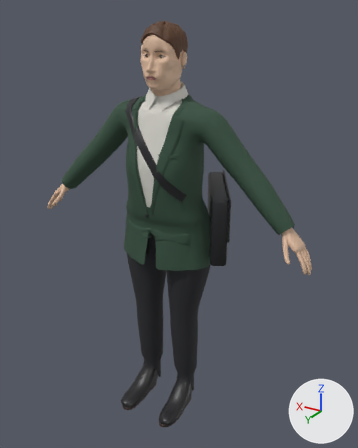
Renders of the glTF model game/assets/characters/char_street_pedestrian_f/char_street_pedestrian_f.glb from each side of a commit.
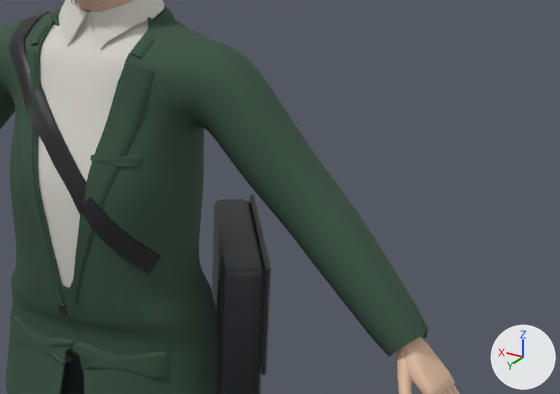
Each version is shown whole from a 50 mm lens placed at (-1.049, 1.642, 1.734), pointed at (-0.022, -0.07, 0.878), then close up on the part from 34% to 97% of the width and 20% to 56% of the height. The axes (+X, +Y, +Z) are drawn at lower right. The lights are the same throughout. The last two pictures show the newer version. Vertices at exactly the same position are counted once.

The first close-up shows 'Body', 'Gear', 'Outfit'.
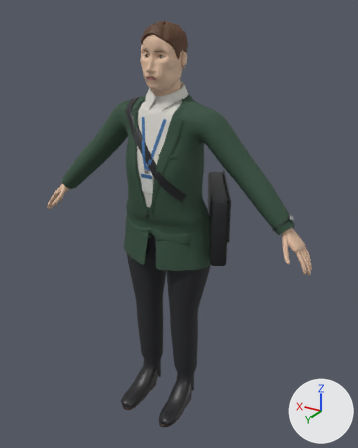
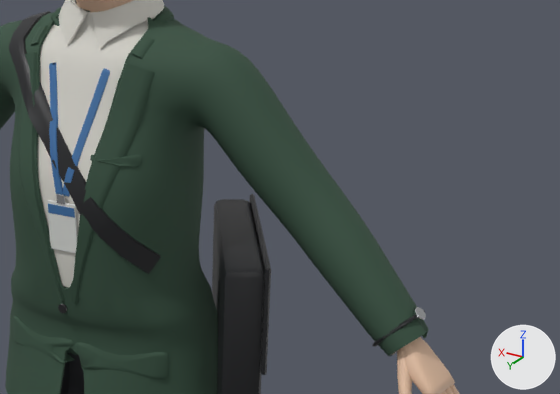
Location of each change, (x1, y1, x2, y2) in pixels of the close-ups (560 x 394 px):
```json
{"part": 1, "of": "me_gear", "change": "added", "after": [372, 310, 424, 347]}
{"part": 2, "of": "me_gear", "change": "added", "after": [414, 307, 426, 320]}
{"part": 3, "of": "me_gear", "change": "added", "after": [48, 204, 75, 218]}
{"part": 4, "of": "me_gear", "change": "added", "after": [47, 200, 77, 254]}
{"part": 5, "of": "me_gear", "change": "added", "after": [56, 193, 66, 205]}
{"part": 6, "of": "me_outfit", "change": "added", "after": [62, 68, 110, 197], "on screen": "blue"}
{"part": 7, "of": "me_outfit", "change": "added", "after": [49, 62, 63, 194], "on screen": "blue"}
```

The change, as JSON lines over the scene's bpy script:
```json
{"op": "add", "block": "mat_m_char_lanyard", "code": ["mat_m_char_lanyard = principled_material('M_char_lanyard')", "mat_m_char_lanyard.base_color = (0.0467, 0.156, 0.366)  # blue #3d6ea3", "mat_m_char_lanyard.roughness = 0.6"]}
{"op": "add", "block": "mat_m_char_medic_white", "code": ["mat_m_char_medic_white = principled_material('M_char_medic_white')", "mat_m_char_medic_white.base_color = (0.701, 0.716, 0.687)  # light grey #dadcd8", "mat_m_char_medic_white.roughness = 0.55"]}
{"block": "me_gear", "where": "# used by ob_gear; location = (0.0, 0.0, 0.0)"}
{"op": "remove", "block": "me_gear", "code": "me_gear.from_pydata(...)  # 156 vertices, 292 faces; spans x -0.312..0.02, y -0.303..0.125, z 0.788..1.079"}
{"op": "add", "block": "me_gear", "code": "me_gear.from_pydata(...)  # 386 vertices, 724 faces; spans x -0.552..0.027, y -0.303..0.138, z 0.788..1.174"}
{"block": "me_gear", "change": "me_gear part 1: a new loose piece of 102 vertices spanning x -0.546..-0.479, y -0.04..0.051, z 0.98..1.047, in mat_m_char_leather_black (black #1e1f22)"}
{"block": "me_gear", "change": "me_gear part 2: a new loose piece of 56 vertices spanning x -0.552..-0.536, y 0.0..0.021, z 1.037..1.054, in mat_m_chrome (light grey #c8cacc)"}
{"block": "me_gear", "change": "me_gear part 3: a new loose piece of 24 vertices spanning x -0.025..0.025, y 0.135..0.137, z 1.14..1.155, in mat_m_char_lanyard (blue #3d6ea3)"}
{"block": "me_gear", "change": "me_gear part 4: a new loose piece of 24 vertices spanning x -0.027..0.027, y 0.13..0.136, z 1.079..1.161, in mat_m_char_medic_white (light grey #dadcd8)"}
{"block": "me_gear", "change": "me_gear part 5: a new loose piece of 24 vertices spanning x -0.008..0.008, y 0.134..0.138, z 1.159..1.174, in mat_m_chrome (light grey #c8cacc)"}
{"op": "add", "block": "me_gear", "code": "me_gear.materials.append(mat_m_char_lanyard)  # blue #3d6ea3"}
{"op": "add", "block": "me_gear", "code": "me_gear.materials.append(mat_m_char_medic_white)  # light grey #dadcd8"}
{"block": "me_outfit", "where": "# used by ob_outfit; location = (0.0, 0.0, 0.0)"}
{"op": "remove", "block": "me_outfit", "code": "me_outfit.from_pydata(...)  # 8152 vertices, 14820 faces; spans x -0.557..0.557, y -0.16..0.217, z 0.0..1.484"}
{"op": "add", "block": "me_outfit", "code": "me_outfit.from_pydata(...)  # 8242 vertices, 14960 faces; spans x -0.557..0.557, y -0.16..0.217, z 0.0..1.484"}
{"block": "me_outfit", "change": "me_outfit part 6: a new loose piece of 45 vertices spanning x -0.064..0.001, y 0.017..0.133, z 1.171..1.419, in mat_m_char_lanyard (blue #3d6ea3)"}
{"block": "me_outfit", "change": "me_outfit part 7: a new loose piece of 45 vertices spanning x -0.001..0.064, y 0.017..0.132, z 1.171..1.419, in mat_m_char_lanyard (blue #3d6ea3)"}
{"op": "add", "block": "me_outfit", "code": "me_outfit.materials.append(mat_m_char_lanyard)  # blue #3d6ea3"}
```
